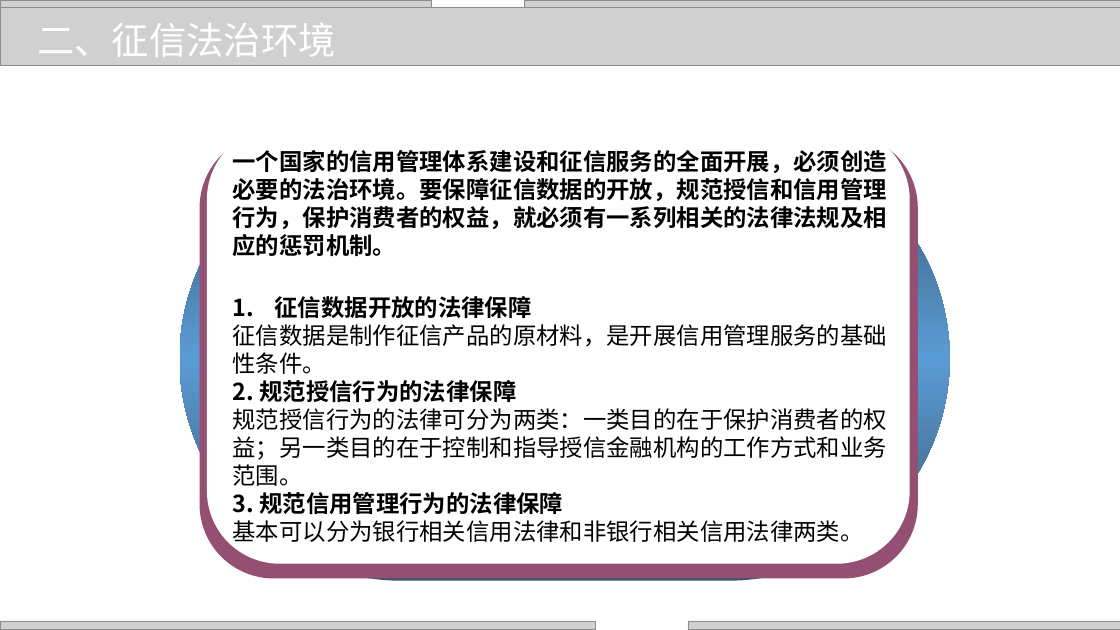
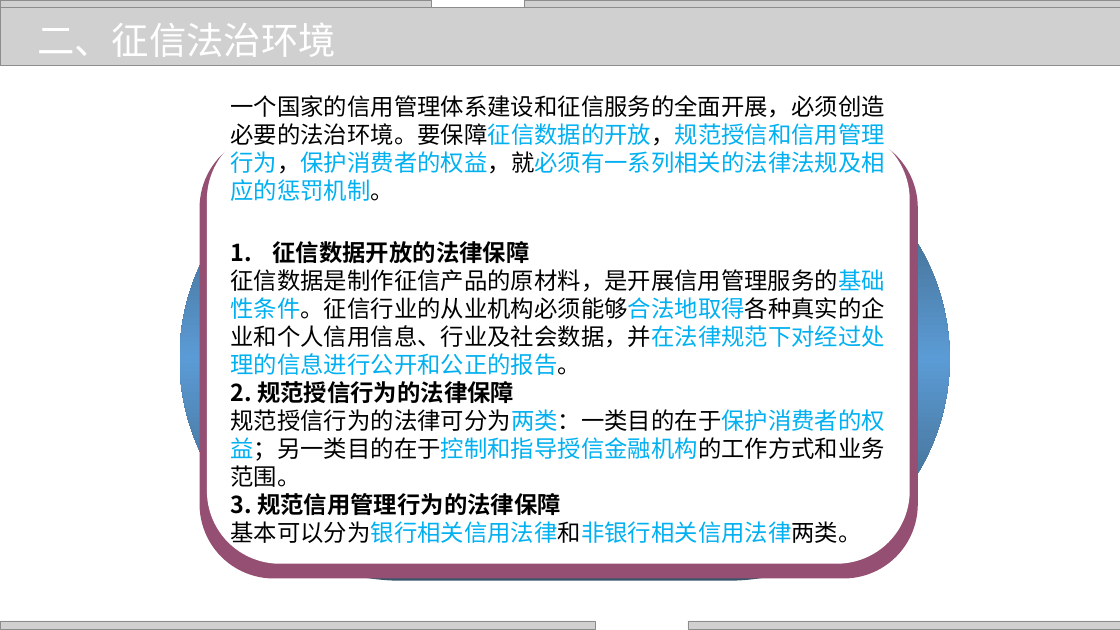
Before and after one commit to zhangjianzhang/internet_credit, a slide deck: slide 5 of files/slides/lecture_5.pptx. Drawn at 1120x630 pixels with LibreOffice and Linux fonts; fonts in the diff are those of the drawing; grey boxes stand for pictures; background and template pictures are left out. Boxes give left, top, right and bottom in pixels: in the first picture for what was removed or moved away, otherwise in the second. Text is boxed around its words. In the diff, an @@ line names an element or a change of style, - is before the commit and + after.

```diff
--- a/files/slides/lecture_5.pptx
+++ b/files/slides/lecture_5.pptx
@@ text "一个国家的信用管理体系建设和征信服务的全面开展，必须创造必要的法治环境。要保障征信数据的开放，规范授信和信用管理行为，保 ...": place and size @@
-text "一个国家的信用管理体系建设和征信服务的全面开展，必须创造必要的法治环境。要保障征信数据的开放，规范授信和信用管理行为，保 ..." at (233,150,887,542)
+text "一个国家的信用管理体系建设和征信服务的全面开展，必须创造必要的法治环境。要保障征信数据的开放，规范授信和信用管理行为，保 ..." at (230,95,885,547)
@@ text at (230,95,885,547): text colour #000000 to #00B0F0 in "一个国家的信用管理体系建设和征信服务的全面开展，必须创造必要的法治环境。要保障征信数据的开放，规范授信和信用管理行为，保 ...", "规范授信行为的法律可分为两类：一类目的在于保护消费者的权益；另一类目的在于控制和指导授信金融机构的工作方式和业务范围。", "基本可以分为银行相关信用法律和非银行相关信用法律两类。"; bold off in "一个国家的信用管理体系建设和征信服务的全面开展，必须创造必要的法治环境。要保障征信数据的开放，规范授信和信用管理行为，保 ..." @@
@@ text at (230,269,885,375): text changed @@
-征信数据是制作征信产品的原材料，是开展信用管理服务的基础性条件。
+征信数据是制作征信产品的原材料，是开展信用管理服务的基础性条件。征信行业的从业机构必须能够合法地取得各种真实的企业和个人信用信息、行业及社会数据，并在法律规范下对经过处理的信息进行公开和公正的报告。
```
Also in this commit, not shown: 19 other slides changed, 11 other files.
